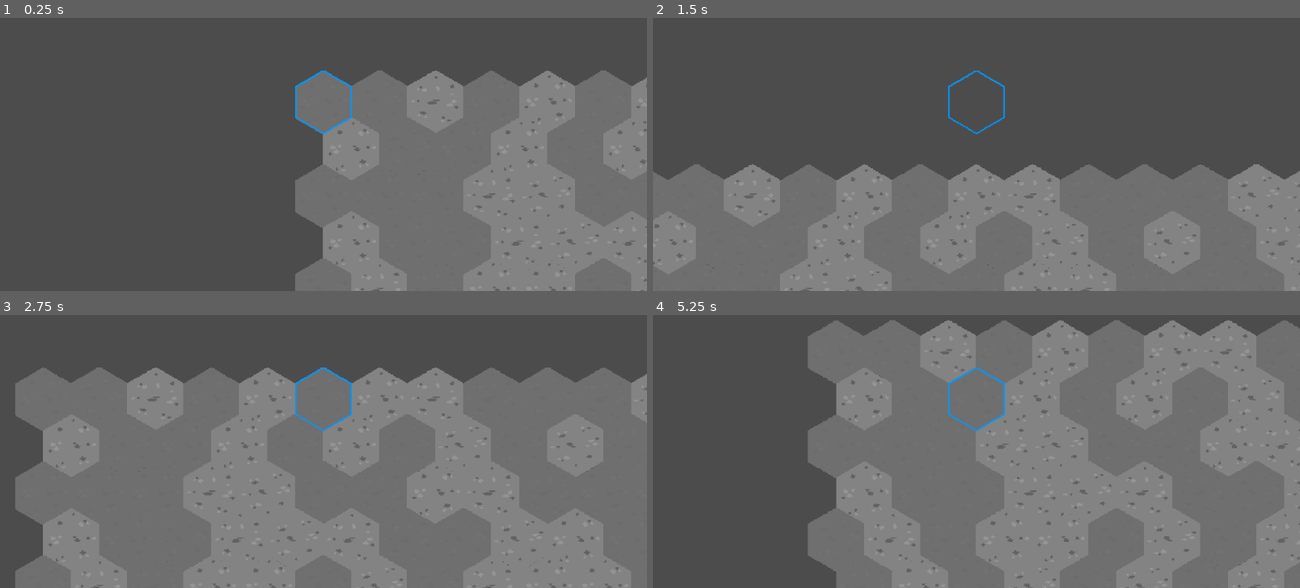
Above: before the commit, frames 1-4 (two rows, left to right).
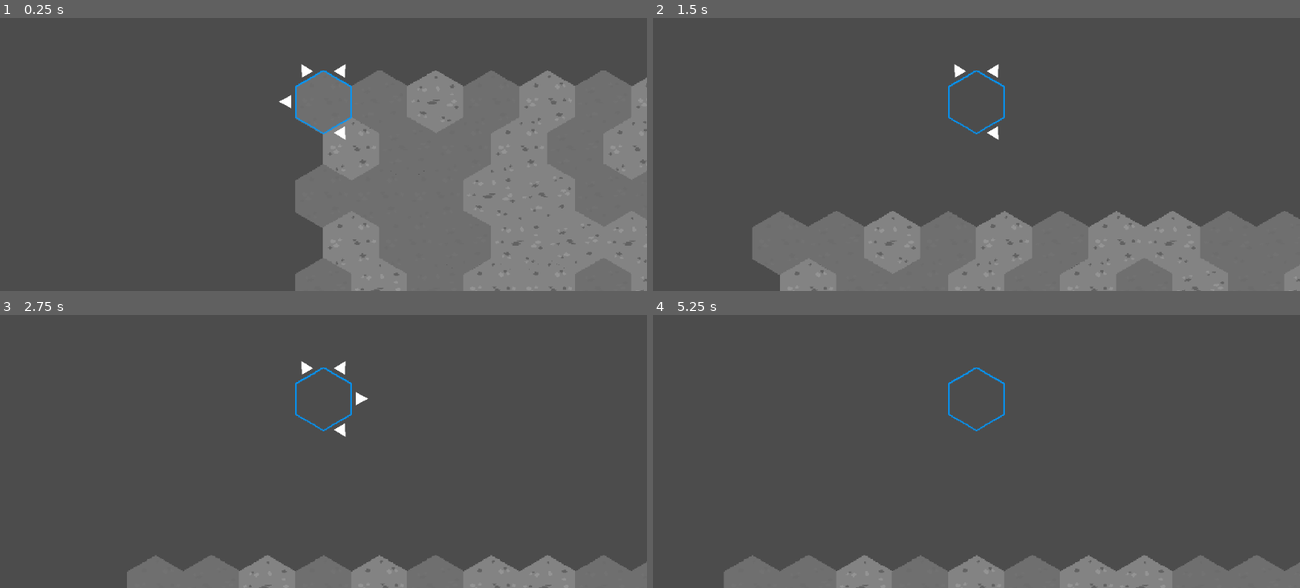
Above: after the commit, the same moments.

Repository: TeodorVecerdi/godot_intake_remake
Game: Godot game, scene res://Scenes/HexGrid.tscn
The game is run twice, just before and just after one commit, with the same random seed, the same clock (stepped at 60 frames per second) and the same inputs. The project has no main scene, so this scene is started directly.
Inputs (mouse positions are in pixels of both pictures, inside the frame that each line leads up to):
- Up to frame 1 (0.25 s): no input
- Up to frame 2 (1.5 s): tap Enter at 0.5 s; move the mouse to (1118, 83) at 0.52 s; hold D 0.53-1.28 s; hold E 0.53-1.28 s; click (1118, 83) at 0.67 s; tap C at 0.8, 1.35 s; tap Space at 1.25 s; move the mouse to (847, 121) at 1.27 s; hold A from 1.28 s (still down)
- Up to frame 3 (2.75 s): tap Z at 1.55 s; tap Enter at 2 s; move the mouse to (388, 315) at 2.02 s; release A at 2.03 s; hold D from 2.03 s (still down); hold Z from 2.03 s (still down); tap Q at 2.3 s
- Up to frame 4 (5.25 s): tap Space at 2.75, 4.25 s; move the mouse to (944, 473) at 2.77 s; release Z at 2.78 s; tap Q at 2.85 s; click (944, 473) at 2.92 s; tap E at 3.05 s; tap Enter at 3.5 s; move the mouse to (1170, 456) at 3.52 s; release D at 3.53 s; hold E 3.53-4.28 s; hold A from 3.53 s (still down); tap C at 3.8, 4.35 s; move the mouse to (782, 342) at 4.27 s; tap Z at 4.55 s; move the mouse to (1008, 399) at 5.02 s; hold Z from 5.03 s (still down); click (1008, 399) at 5.17 s

The runs differ from the first frame. In frame 1, 0.2% of the frame differs, in the area x 43-54%, y 16-45%; in frame 2, 22%; in frame 3, 67%, in the area x 2-100%, y 16-100%; in frame 4, 65%.

Commit message:
Add navigation arrows (random)

Diff:
--- a/Scenes/Player.tscn
+++ b/Scenes/Player.tscn
@@ -1,14 +1,51 @@
-[gd_scene load_steps=3 format=2]
+[gd_scene load_steps=4 format=2]
 
 [ext_resource path="res://Scripts/Player.gd" type="Script" id=1]
 [ext_resource path="res://Sprites/TestPlayer.png" type="Texture" id=2]
+[ext_resource path="res://Sprites/arrow.png" type="Texture" id=3]
 
 [node name="Player" type="Sprite"]
+position = Vector2( 0, 1.25992 )
 texture = ExtResource( 2 )
 script = ExtResource( 1 )
-__meta__ = {
-"_edit_group_": true
-}
 
 [node name="Camera2D" type="Camera2D" parent="."]
 current = true
+
+[node name="Arrows" type="Node2D" parent="."]
+
+[node name="arrow_up_right" type="Sprite" parent="Arrows"]
+position = Vector2( 60, -104 )
+rotation = -2.61799
+scale = Vector2( 0.04, 0.04 )
+texture = ExtResource( 3 )
+
+[node name="arrow_right" type="Sprite" parent="Arrows"]
+position = Vector2( 122, -1 )
+rotation = -1.5708
+scale = Vector2( 0.04, 0.04 )
+texture = ExtResource( 3 )
+
+[node name="arrow_down_right" type="Sprite" parent="Arrows"]
+position = Vector2( 60, 104 )
+rotation = -0.523599
+scale = Vector2( 0.04, 0.04 )
+texture = ExtResource( 3 )
+
+[node name="arrow_down_left" type="Sprite" parent="Arrows"]
+position = Vector2( -60, 104 )
+rotation = 0.523599
+scale = Vector2( 0.04, 0.04 )
+texture = ExtResource( 3 )
+
+[node name="arrow_left" type="Sprite" parent="Arrows"]
+position = Vector2( -122, -1 )
+rotation = 1.5708
+scale = Vector2( 0.04, 0.04 )
+texture = ExtResource( 3 )
+
+[node name="arrow_up_left" type="Sprite" parent="Arrows"]
+position = Vector2( -60.3297, -103.922 )
+rotation = 2.61799
+scale = Vector2( 0.04, 0.04 )
+texture = ExtResource( 3 )
--- a/Scripts/Player.gd
+++ b/Scripts/Player.gd
@@ -3,13 +3,25 @@
 
 const HexConstants = preload("res://Scripts/HexConstants.gd")
 onready var Grid: HexGrid = $".".get_parent() as HexGrid
+onready var Arrows = [
+	$Arrows/arrow_up_right,
+	$Arrows/arrow_right,
+	$Arrows/arrow_down_right,
+	$Arrows/arrow_down_left,
+	$Arrows/arrow_left,
+	$Arrows/arrow_up_left
+]
+
 var gridX: int
 var gridY: int
+var validMoves
 
 
 func _ready():
 	position = Grid.Offset * Grid.Scale + HexConstants.ArrayToWorld(gridX, gridY, Grid.Scale)
 	scale = Vector2(Grid.Scale, Grid.Scale)
+	updateValidMoves()
+	updateArrows()
 
 
 func _input(event):
@@ -32,9 +44,14 @@
 
 
 func move(direction: int):
+	if not validMoves[direction]:
+		return
+
 	position += HexConstants.DistanceToNeighbours[direction] * Grid.Scale * HexConstants.RADIUS
 	gridX += HexConstants.NeighbourDelta[gridY % 2][direction][0]
 	gridY += HexConstants.NeighbourDelta[gridY % 2][direction][1]
+	updateValidMoves()
+	updateArrows()
 
 	"""
 	//Update player sprites
@@ -47,3 +64,19 @@
 	if (direction == 1) // right sprite
 		PlayerSprite.sprite = PlayerSprites[3];
 	"""
+
+
+func updateValidMoves():
+	validMoves = [
+		randi() % 2 == 0,
+		randi() % 2 == 0,
+		randi() % 2 == 0,
+		randi() % 2 == 0,
+		randi() % 2 == 0,
+		randi() % 2 == 0
+	]
+
+
+func updateArrows() -> void:
+	for i in range(len(Arrows)):
+		Arrows[i].visible = validMoves[i]
